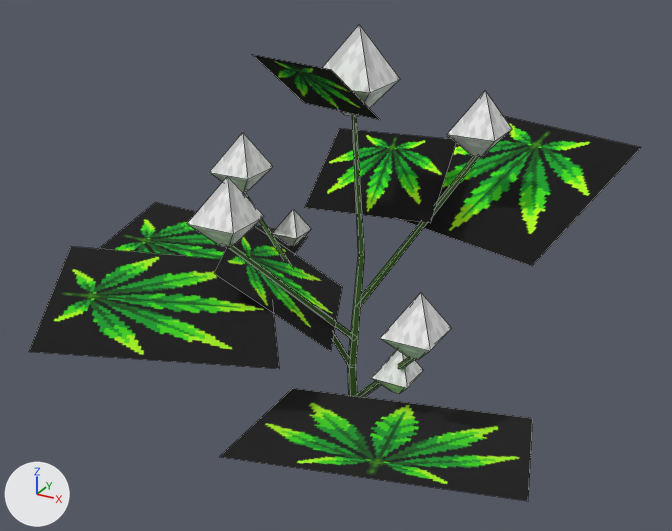
The OBJ model src/main/resources/assets/stonedew/models/block/plants/plant_3_3_2_lod.obj as it was, and as the next commit left it.
Before and after are seen from a 50 mm camera at (1.263, -1.977, 1.168) aimed at (0.458, -0.514, 0.437). The lights are fixed; the arrows at lower left show +X, +Y and +Z. The first picture is the older version. Mesh edges are drawn as thin lines. Where no turn or scale is listed for an object, it has been applied to the vertices.

The first picture shows 'model'.
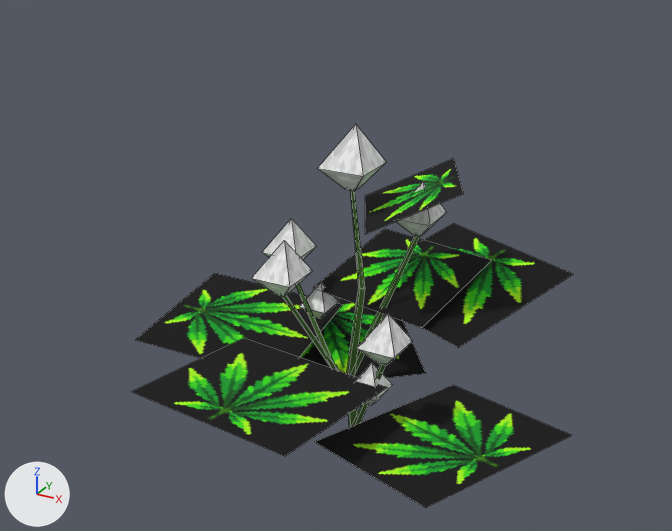
Boxes [x1, y1, x2, y2] around the edits, measured in the pictures (672 x 531 px; the box of a moved part takes in the faces that stretch with it):
'model', reshaped (28% narrower, 19% shorter): before [29, 25, 641, 501]; after [132, 124, 573, 508]
part 1 of me_model, moved or reshaped: before [357, 156, 480, 306]; after [355, 235, 420, 374]
part 2 of me_model, moved or reshaped: before [323, 25, 400, 117]; after [318, 124, 386, 191]
part 3 of me_model, moved or reshaped: before [209, 133, 273, 193]; after [262, 218, 317, 260]
part 4 of me_model, moved or reshaped: before [380, 293, 451, 359]; after [357, 314, 412, 365]
part 5 of me_model, moved or reshaped: before [447, 91, 512, 157]; after [396, 182, 447, 236]
part 6 of me_model, moved or reshaped: before [187, 176, 264, 247]; after [252, 241, 312, 296]
part 7 of me_model, moved or reshaped: before [272, 209, 312, 246]; after [300, 283, 338, 318]
part 8 of me_model, moved or reshaped: before [372, 350, 424, 393]; after [356, 363, 392, 406]
part 9 of me_model, moved or reshaped: before [29, 55, 641, 501]; after [132, 159, 573, 508]

What changed in the scene script:
```text
Change me_model:
    used by ob_model
    remove me_model.from_pydata(...)  # 147 vertices, 91 faces; spans x -0.136..0.997, y -1.079..0.033, z -0.001..0.895
    add me_model.from_pydata(...)  # 147 vertices, 91 faces; spans x 0.032..0.957, y -0.934..-0.07, z -0.001..0.709
    me_model part 1: the loose piece of 8 vertices spanning x 0.483..0.666, y -0.491..-0.306, z 0.34..0.64 is multiplied about its middle by the matrix ((0.842, 0.045, -0.189), (-0.073, 0.852, -0.125), (0.18, 0.138, 0.834)), then moved by (-0.043, -0.052, -0.153)
    me_model part 2: the loose piece of 9 vertices spanning x 0.414..0.539, y -0.54..-0.415, z 0.733..0.895 is scaled about its middle by 0.78, then moved by (-0.01, 0.012, -0.168)
    me_model part 3: the loose piece of 9 vertices spanning x 0.144..0.24, y -0.488..-0.392, z 0.525..0.65 is scaled about its middle by 0.857, then moved by (0.131, -0.028, -0.146)
    me_model part 4: the loose piece of 9 vertices spanning x 0.695..0.781, y -0.802..-0.715, z 0.431..0.543 is scaled about its middle by 0.87, then moved by (-0.11, 0.117, -0.107)
    me_model part 5: the loose piece of 9 vertices spanning x 0.614..0.71, y -0.359..-0.262, z 0.637..0.763 is scaled about its middle by 0.857, then moved by (-0.081, -0.09, -0.159)
    me_model part 6: the loose piece of 9 vertices spanning x 0.315..0.411, y -0.787..-0.69, z 0.544..0.669 is scaled about its middle by 0.857, then moved by (0.05, 0.098, -0.134)
    me_model part 7: the loose piece of 9 vertices spanning x 0.247..0.31, y -0.416..-0.354, z 0.4..0.481 is moved by (0.094, -0.047, -0.132)
    me_model part 8: the loose piece of 9 vertices spanning x 0.643..0.712, y -0.725..-0.656, z 0.312..0.402 is scaled about its middle by 0.964, then moved by (-0.092, 0.075, -0.096)
    me_model part 9: 72 of 147 vertices moved; they spanned x -0.136..0.997, y -1.079..0.033, z 0.126..0.854 and now span x 0.032..0.957, y -0.934..-0.07, z 0.059..0.613; mean shift (0.028, 0.035, -0.126); largest move (0.319, -0.723, 0.473) -> (0.148, -0.363, 0.21)
```
